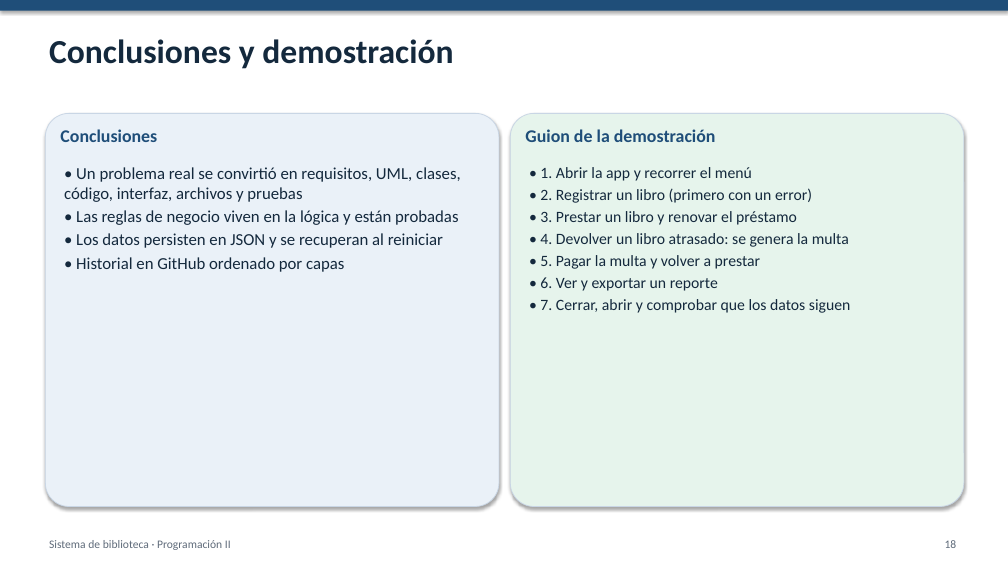
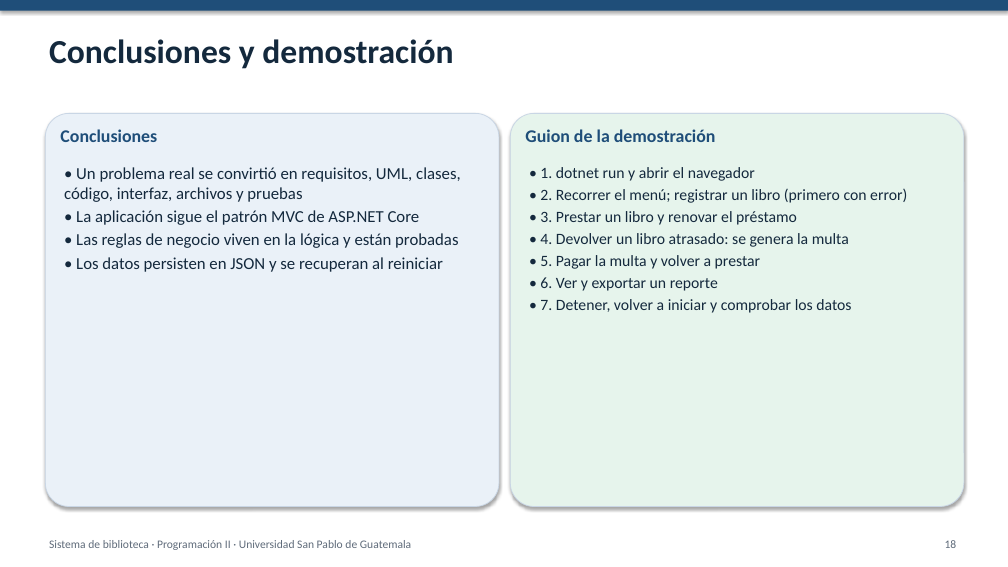
Before and after one commit to USPG-Angels-Workspace/sistema-biblioteca, a slide deck: slide 18 of docs/Presentacion.pptx. Drawn at 1008x567 pixels with LibreOffice and Linux fonts; fonts in the diff are those of the drawing. Boxes give left, top, right and bottom in pixels: in the first picture for what was removed or moved away, otherwise in the second. Text is boxed around its words. In the diff, an @@ line names an element or a change of style, - is before the commit and + after.

Commit message:
docs: actualiza la presentación con la arquitectura MVC, las capturas web y los datos del equipo

```diff
--- a/docs/Presentacion.pptx
+++ b/docs/Presentacion.pptx
@@ text at (540, 167, 907, 203): text changed @@
-• 1. Abrir la app y recorrer el menú
-• 2. Registrar un libro (primero con un error)
+• 1. dotnet run y abrir el navegador
+• 2. Recorrer el menú; registrar un libro (primero con error)
@@ text at (76, 210, 420, 225): paragraph added @@
+• La aplicación sigue el patrón MVC de ASP.NET Core
@@ text at (76, 257, 344, 272): paragraph removed @@
-• Historial en GitHub ordenado por capas
@@ text at (540, 299, 851, 313): text changed @@
-• 7. Cerrar, abrir y comprobar que los datos siguen
+• 7. Detener, volver a iniciar y comprobar los datos
@@ text at (49, 540, 411, 550): text changed @@
-Sistema de biblioteca · Programación II
+Sistema de biblioteca · Programación II · Universidad San Pablo de Guatemala
```
Also in this commit, not shown: 15 other slides changed, 2 slides added, 2 slides removed.
